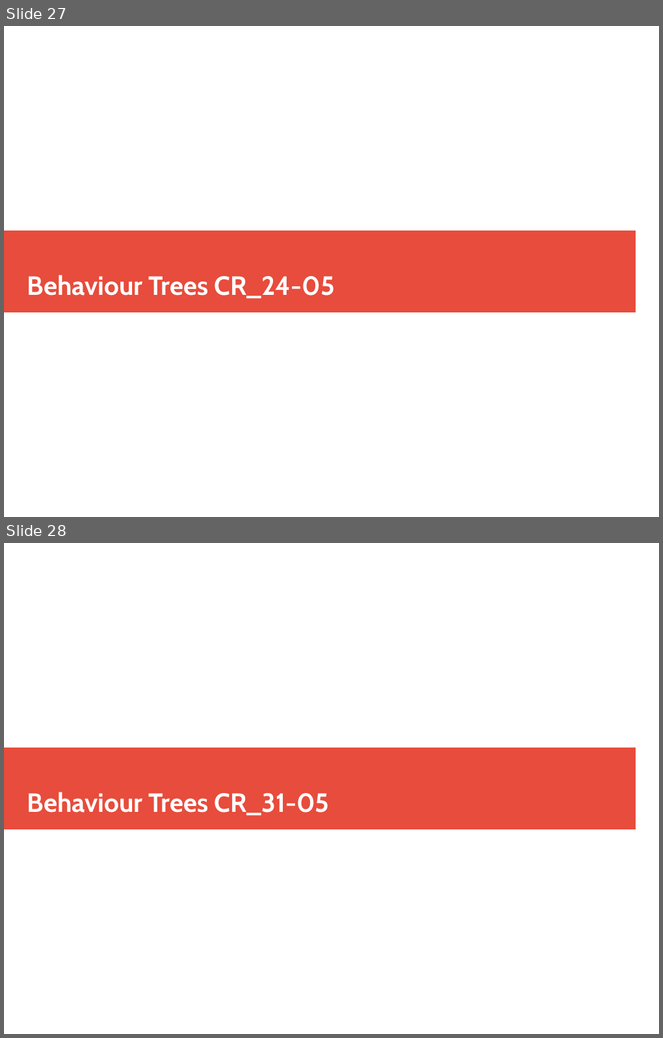
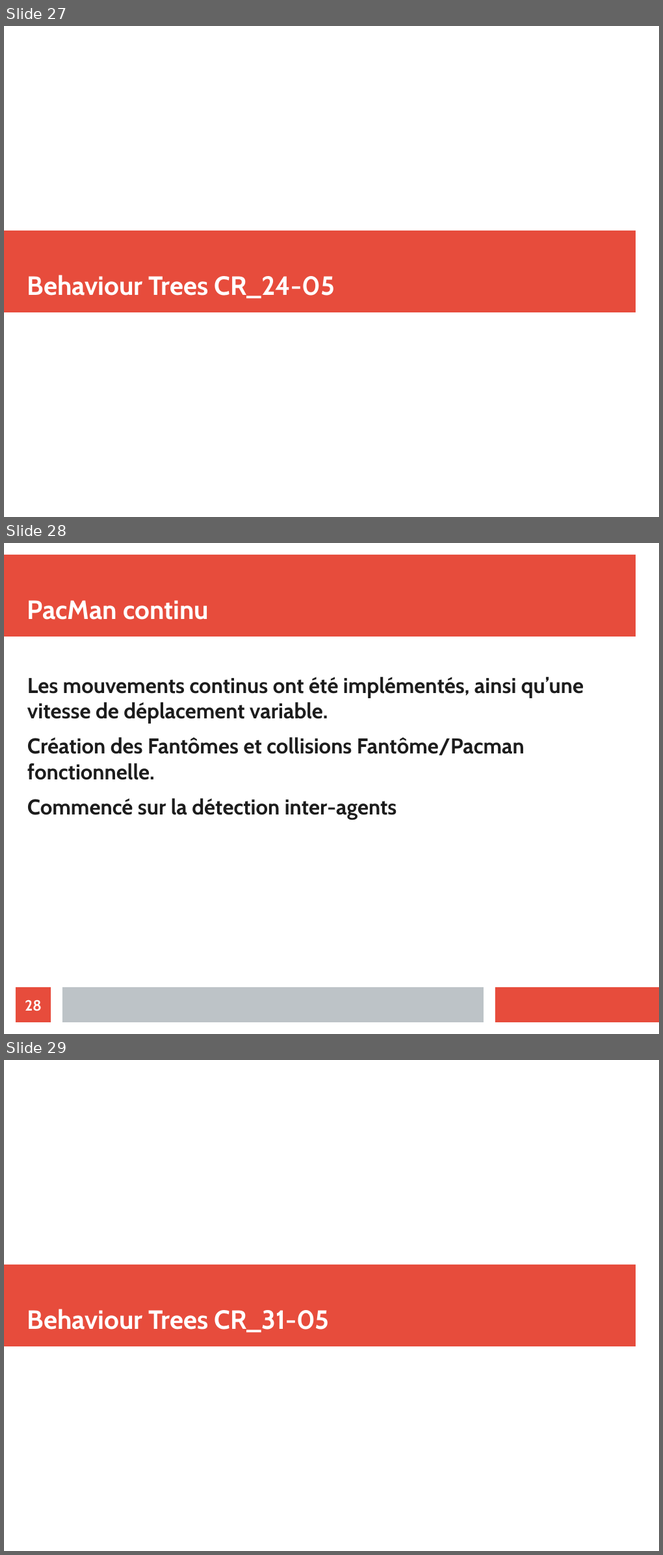
Before and after one commit to ValentinLebouvier/TAL2019, a slide deck: Comptes Rendus/CR.odp. Shown one above the other, each under a label of ours: slides 27 and 28 before the commit, slides 27, 28 and 29 after it. The pictures are 663x1038 and 663x1555 pixels, drawn with LibreOffice and Linux fonts; fonts in the diff are those of the drawing. Boxes give left, top, right and bottom in pixels: in the first picture for what was removed or moved away, otherwise in the second. Text is boxed around its words. In the diff, an @@ line names an element or a change of style, - is before the commit and + after.

```diff
--- a/Comptes Rendus/CR.odp
+++ b/Comptes Rendus/CR.odp
@@ slide 28 added at bbox=[4, 543, 659, 1034], background #FFFFFF @@
@@ rectangle added at bbox=[4, 555, 636, 637], fill #E74C3C @@
@@ title added at bbox=[27, 600, 209, 620], 32 pt, text #FFFFFF, bold @@
+PacMan continu
@@ text added at bbox=[27, 677, 584, 820], 26 pt, text #1C1C1C, bold @@
+Les mouvements continus ont été implémentés, ainsi qu’une vitesse de déplacement variable.
+Création des Fantômes et collisions Fantôme/Pacman fonctionnelle.
+Commencé sur la détection inter-agents
@@ page number added at bbox=[16, 988, 51, 1023], fill #E74C3C, 18 pt, text #FFFFFF, bold @@
+28
@@ rectangle added at bbox=[62, 988, 484, 1023], fill #BDC3C7 @@
@@ rectangle added at bbox=[495, 988, 659, 1023], fill #E74C3C @@
@@ what was slide 28 is now slide 29 @@
```
Also in this commit, not shown: 2 slides changed, 9 other files.
